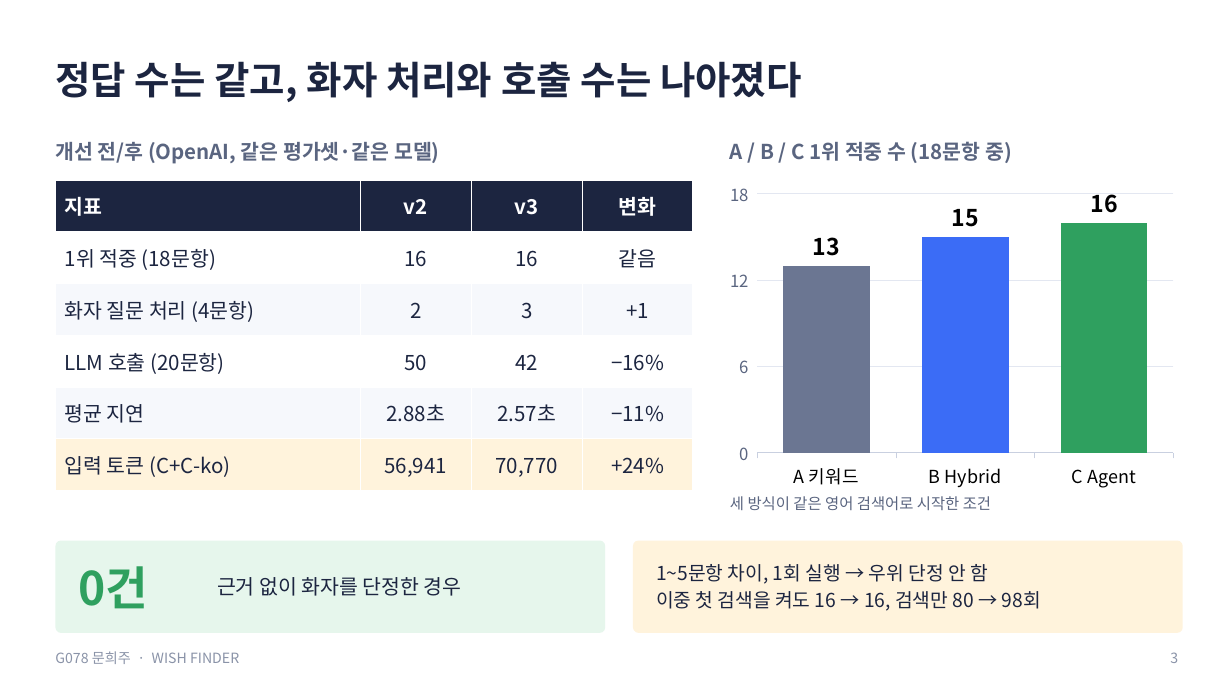
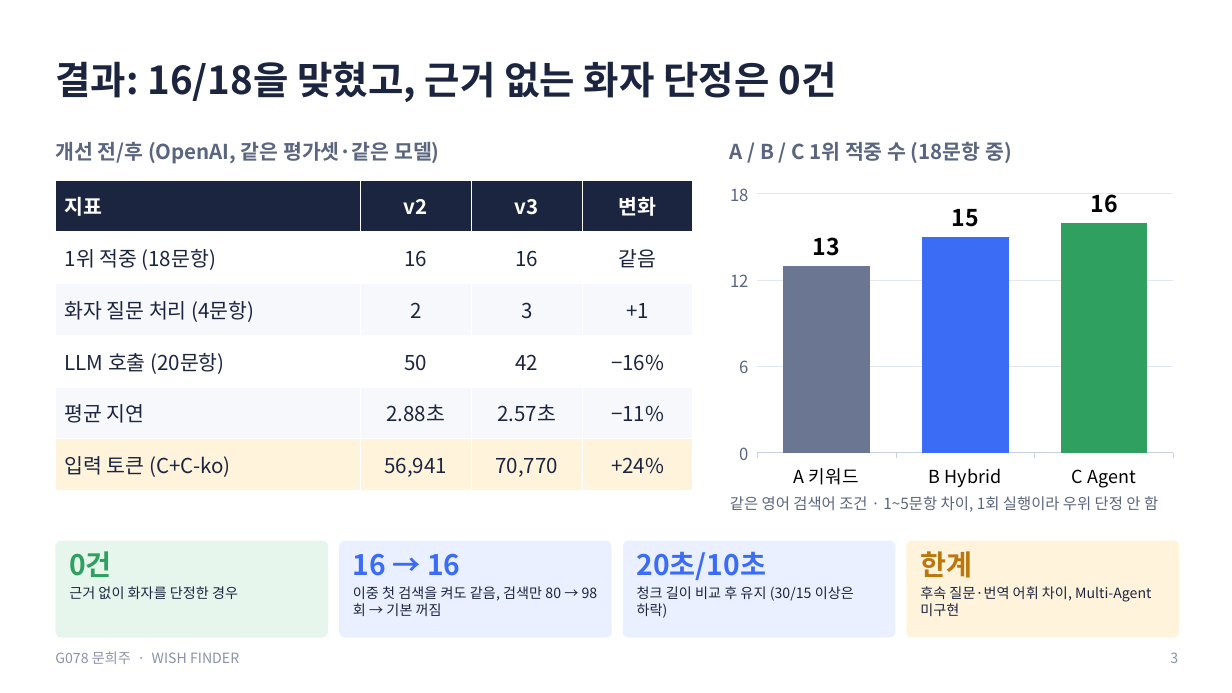
Before and after one commit to creepygrape/skala-AICapstone-mini-2, a slide deck: slide 3 of docs/exec/G078_문희주_발표.pptx. Drawn at 1232x693 pixels with LibreOffice and Linux fonts; fonts in the diff are those of the drawing. Boxes give left, top, right and bottom in pixels: in the first picture for what was removed or moved away, otherwise in the second. Text is boxed around its words. In the diff, an @@ line names an element or a change of style, - is before the commit and + after.

```diff
--- a/docs/exec/G078_문희주_발표.pptx
+++ b/docs/exec/G078_문희주_발표.pptx
@@ text at (55,61,837,102): text changed @@
-정답 수는 같고, 화자 처리와 호출 수는 나아졌다
+결과: 16/18을 맞혔고, 근거 없는 화자 단정은 0건
@@ text at (730,496,1158,512): text changed @@
-세 방식이 같은 영어 검색어로 시작한 조건
+같은 영어 검색어 조건 · 1~5문항 차이, 1회 실행이라 우위 단정 안 함
@@ rounded rectangle: place and size @@
-rounded rectangle at (55,541,605,633)
+rounded rectangle at (55,541,328,638)
@@ text "0건": place and size @@
-text "0건" at (79,566,149,609)
+text "0건" at (69,551,112,577)
@@ text "0건" at (69,551,112,577): size 36 to 22 pt @@
@@ rounded rectangle added at (339,541,612,638), fill #EAF0FF @@
@@ text at (353,553,460,576): text changed; size 15 to 22 pt; text colour #1C2540 to #3B6CF6; bold on @@
-1~5문항 차이, 1회 실행 → 우위 단정 안 함
-이중 첫 검색을 켜도 16 → 16, 검색만 80 → 98회
+16 → 16
@@ rounded rectangle added at (623,541,896,638), fill #EAF0FF @@
@@ text added at (637,551,766,580), 22 pt, text #3B6CF6, bold @@
+20초/10초
@@ rounded rectangle: place and size @@
-rounded rectangle at (633,541,1183,633)
+rounded rectangle at (907,541,1179,638)
@@ text added at (920,551,972,578), 22 pt, text #B9770E, bold @@
+한계
@@ text "근거 없이 화자를 단정한 경우": place and size @@
-text "근거 없이 화자를 단정한 경우" at (217,577,462,596)
+text "근거 없이 화자를 단정한 경우" at (69,586,238,599)
@@ text "근거 없이 화자를 단정한 경우" at (69,586,238,599): size 16 to 11 pt; vertical alignment middle to top @@
@@ text added at (353,586,561,616), 11 pt, text #1C2540 @@
+이중 첫 검색을 켜도 같음, 검색만 80 → 98회 → 기본 꺼짐
@@ text added at (637,586,854,618), 11 pt, text #1C2540 @@
+청크 길이 비교 후 유지 (30/15 이상은 하락)
@@ text added at (920,586,1151,616), 11 pt, text #1C2540 @@
+후속 질문·번역 어휘 차이, Multi-Agent 미구현
```
Also in this commit, not shown: 6 other slides changed, 7 other files.
